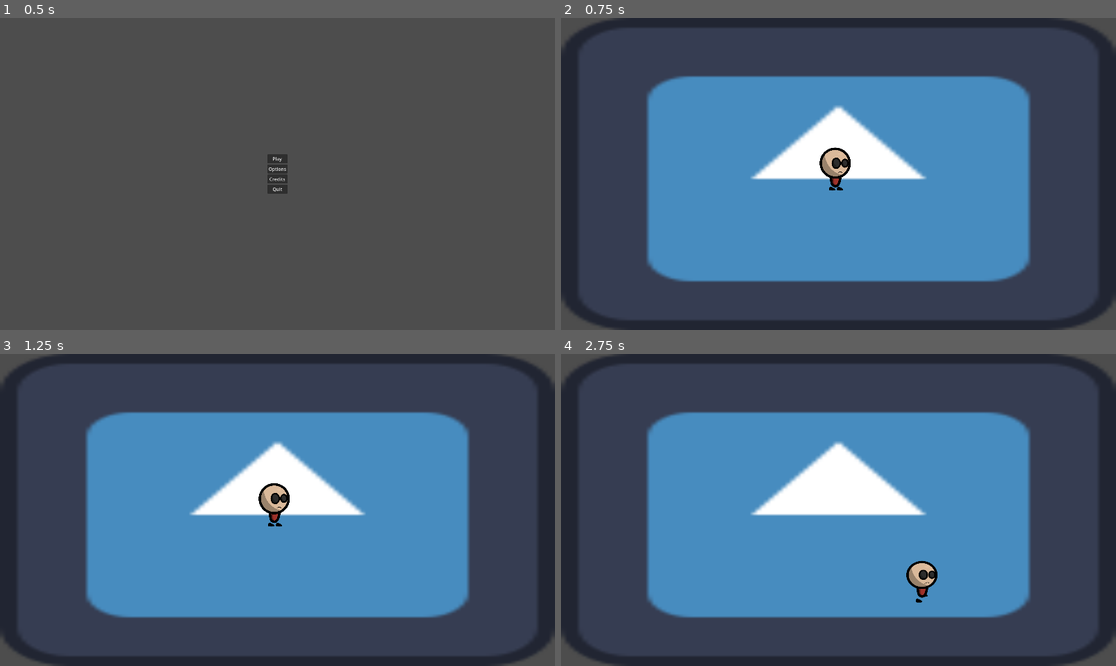
Above: before the commit, frames 1-4 (two rows, left to right).
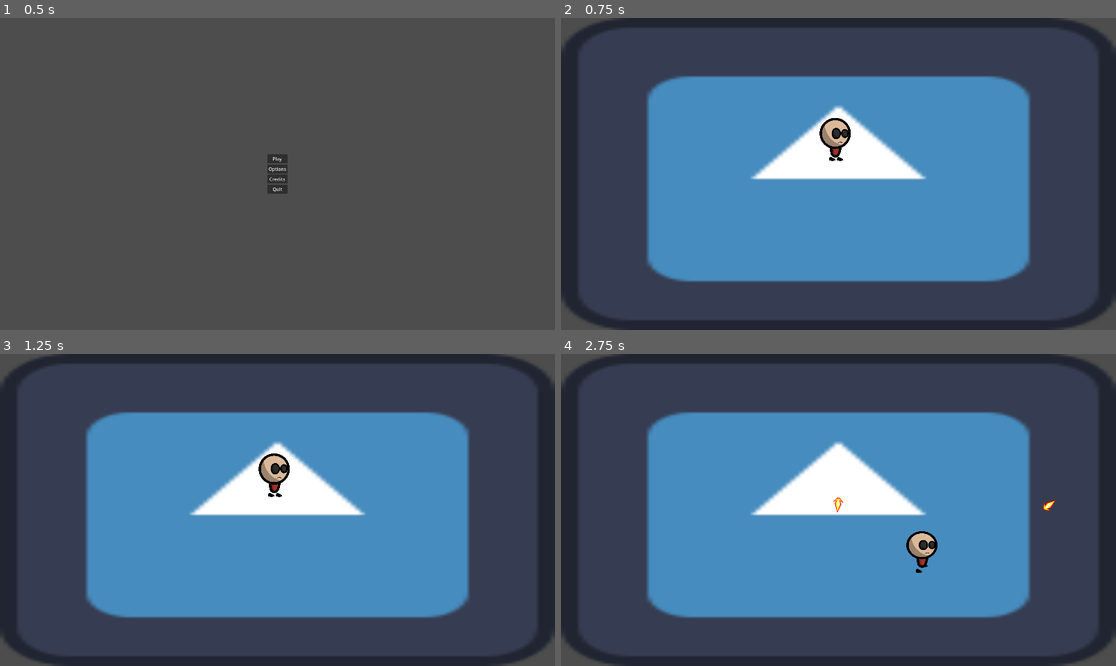
Above: after the commit, the same moments.

Repository: Overkane/BRJ2025-game
Game: Godot game, scene res://scenes/main_menu/main_menu.tscn
Two runs of this game, one before a commit and one after it. Both use one fixed random seed, a clock stepped at 60 frames per second and the inputs below. The engine's default icon, where the game draws it, is replaced by a stand-in: a white triangle on a blue panel in a dark square.
Inputs (mouse positions are in pixels of both pictures, inside the frame that each line leads up to):
- Up to frame 1 (0.5 s): no input
- Up to frame 2 (0.75 s): click "Play" at 0.5 s
- Up to frame 3 (1.25 s): no input
- Up to frame 4 (2.75 s): move the mouse to (960, 494) at 1.27 s; hold D (right) 1.28-2.03 s; hold V (throw_chakram, bound only after the commit) 1.28-2.03 s; move the mouse to (727, 525) at 2.02 s; hold S (down) from 2.03 s (still down); tap V (throw_chakram, bound only after the commit) at 2.1 s

Frame 1 is identical in both runs. In frame 2, 0.9% of the frame differs, in the area x 46-53%, y 32-56%; in frame 3, 0.9%; in frame 4, 1.0%, in the area x 48-90%, y 45-80%.

Commit message:
Project restructurization, added chakram throw

Diff:
--- a/project.godot
+++ b/project.godot
@@ -42,3 +42,16 @@
 "events": [Object(InputEventKey,"resource_local_to_scene":false,"resource_name":"","device":-1,"window_id":0,"alt_press …(192 unchanged characters)…
 ]
 }
+throw_chakram={
+"deadzone": 0.5,
+"events": [Object(InputEventKey,"resource_local_to_scene":false,"resource_name":"","device":-1,"window_id":0,"alt_pressed":false,"shift_pressed":false,"ctrl_pressed":false,"meta_pressed":false,"pressed":false,"keycode":0,"physical_keycode":86,"key_label":0,"unicode":118,"location":0,"echo":false,"script":null)
+]
+}
+
+[layer_names]
+
+2d_physics/layer_1="world"
+2d_physics/layer_2="player"
+2d_physics/layer_3="enemies"
+2d_physics/layer_4="player_projectiles"
+2d_physics/layer_5="enemy_projectiles"
--- /dev/null
+++ b/scenes/chakram/chakram.gd
@@ -0,0 +1,17 @@
+extends Area2D
+
+@export var chakram_speed = 500
+var chakram_direction = Vector2.ZERO
+
+
+func _physics_process(delta: float) -> void:
+	position += chakram_speed * chakram_direction * delta
+
+
+func setup(initial_pos: Vector2, direction: Vector2):
+	position = initial_pos
+	chakram_direction = direction
+
+
+func _on_body_entered(body: Node2D) -> void:
+	queue_free()
--- /dev/null
+++ b/scenes/chakram/chakram.tscn
@@ -0,0 +1,67 @@
+[gd_scene load_steps=7 format=3 uid="uid://lh2ddbthhik4"]
+
+[ext_resource type="Texture2D" uid="uid://cmfbyxcnypt8i" path="res://assets/projectiles/muzzle.png" id="1_aac7e"]
+[ext_resource type="Script" path="res://scenes/chakram/chakram.gd" id="1_motek"]
+
+[sub_resource type="CircleShape2D" id="CircleShape2D_6u1o0"]
+radius = 17.8885
+
+[sub_resource type="Animation" id="Animation_343fo"]
+resource_name = "fly"
+length = 0.5
+loop_mode = 1
+tracks/0/type = "value"
+tracks/0/imported = false
+tracks/0/enabled = true
+tracks/0/path = NodePath("Sprite2D:rotation")
+tracks/0/interp = 1
+tracks/0/loop_wrap = true
+tracks/0/keys = {
+"times": PackedFloat32Array(0, 0.5),
+"transitions": PackedFloat32Array(1, 1),
+"update": 0,
+"values": [0.0, 6.28319]
+}
+
+[sub_resource type="Animation" id="Animation_cp3qv"]
+length = 0.001
+tracks/0/type = "value"
+tracks/0/imported = false
+tracks/0/enabled = true
+tracks/0/path = NodePath("Sprite2D:rotation")
+tracks/0/interp = 1
+tracks/0/loop_wrap = true
+tracks/0/keys = {
+"times": PackedFloat32Array(0),
+"transitions": PackedFloat32Array(1),
+"update": 0,
+"values": [0.0]
+}
+
+[sub_resource type="AnimationLibrary" id="AnimationLibrary_joxy6"]
+_data = {
+"RESET": SubResource("Animation_cp3qv"),
+"fly": SubResource("Animation_343fo")
+}
+
+[node name="Сhakram" type="Area2D"]
+collision_layer = 8
+collision_mask = 5
+script = ExtResource("1_motek")
+metadata/_edit_group_ = true
+
+[node name="Sprite2D" type="Sprite2D" parent="."]
+position = Vector2(1.90735e-06, 1.90735e-06)
+scale = Vector2(0.03125, 0.03125)
+texture = ExtResource("1_aac7e")
+
+[node name="CollisionShape2D" type="CollisionShape2D" parent="."]
+shape = SubResource("CircleShape2D_6u1o0")
+
+[node name="AnimationPlayer" type="AnimationPlayer" parent="."]
+libraries = {
+"": SubResource("AnimationLibrary_joxy6")
+}
+autoplay = "fly"
+
+[connection signal="body_entered" from="." to="." method="_on_body_entered"]
--- a/scenes/player/player.gd
+++ b/scenes/player/player.gd
@@ -1,8 +1,15 @@
 extends CharacterBody2D
 
 @onready var _animated_sprite = $AnimatedSprite2D
+@onready var _chakram_throw_point = $ChakramThrowPoint
 
-const SPEED = 400.0
+@export var chakram_scene: PackedScene
+@export var SPEED = 400.0
+
+
+func _input(event: InputEvent) -> void:
+	if event.is_action_pressed("throw_chakram"):
+		throw_chakram()
 
 func _physics_process(_delta: float) -> void:
 
@@ -19,3 +26,11 @@
 
 	velocity = direction * SPEED
 	move_and_slide()
+
+
+func throw_chakram():
+	var chakram = chakram_scene.instantiate()
+	var chakram_position = _chakram_throw_point.global_position
+	var chakram_direction = chakram_position.direction_to(get_global_mouse_position())
+	chakram.setup(chakram_position, chakram_direction)
+	add_sibling(chakram)
--- a/scenes/player/player.tscn
+++ b/scenes/player/player.tscn
@@ -1,20 +1,21 @@
-[gd_scene load_steps=18 format=3 uid="uid://b1xyv0funrvab"]
+[gd_scene load_steps=19 format=3 uid="uid://b1xyv0funrvab"]
 
 [ext_resource type="Script" path="res://scenes/player/player.gd" id="1_bnqte"]
-[ext_resource type="Texture2D" uid="uid://bfyrl7ahfjk1n" path="res://assets/player/idle_0.png" id="2_ejsiy"]
-[ext_resource type="Texture2D" uid="uid://c1c6ldme60671" path="res://assets/player/idle_1.png" id="3_r0rjy"]
-[ext_resource type="Texture2D" uid="uid://fupxrhwiogbp" path="res://assets/player/idle_2.png" id="4_1xfxi"]
-[ext_resource type="Texture2D" uid="uid://bsy8jarswnfa4" path="res://assets/player/idle_3.png" id="5_gqrol"]
-[ext_resource type="Texture2D" uid="uid://bj2v57tq7gik3" path="res://assets/player/idle_4.png" id="6_cd2se"]
-[ext_resource type="Texture2D" uid="uid://cbttk4m0b1tr8" path="res://assets/player/idle_5.png" id="7_c1cgs"]
-[ext_resource type="Texture2D" uid="uid://yvirsr57egb" path="res://assets/player/walk_0.png" id="8_c13gq"]
-[ext_resource type="Texture2D" uid="uid://b21w7nx7s82vr" path="res://assets/player/walk_1.png" id="9_o3ugk"]
-[ext_resource type="Texture2D" uid="uid://b2qa57bsfxb6i" path="res://assets/player/walk_2.png" id="10_ltxdc"]
-[ext_resource type="Texture2D" uid="uid://p1dy5tuslpq3" path="res://assets/player/walk_3.png" id="11_qygek"]
-[ext_resource type="Texture2D" uid="uid://5jrjc4ngfwh3" path="res://assets/player/walk_4.png" id="12_6ivs1"]
-[ext_resource type="Texture2D" uid="uid://nt5224hybd3i" path="res://assets/player/walk_5.png" id="13_o62us"]
-[ext_resource type="Texture2D" uid="uid://d0ne56ftfg6cf" path="res://assets/player/walk_6.png" id="14_wbahg"]
-[ext_resource type="Texture2D" uid="uid://bouhhyu8u0moi" path="res://assets/player/walk_7.png" id="15_mlrsg"]
+[ext_resource type="Texture2D" uid="uid://bfyrl7ahfjk1n" path="res://assets/player/idle/idle_0.png" id="2_ejsiy"]
+[ext_resource type="PackedScene" uid="uid://lh2ddbthhik4" path="res://scenes/chakram/chakram.tscn" id="2_lnfjf"]
+[ext_resource type="Texture2D" uid="uid://c1c6ldme60671" path="res://assets/player/idle/idle_1.png" id="3_r0rjy"]
+[ext_resource type="Texture2D" uid="uid://fupxrhwiogbp" path="res://assets/player/idle/idle_2.png" id="4_1xfxi"]
+[ext_resource type="Texture2D" uid="uid://bsy8jarswnfa4" path="res://assets/player/idle/idle_3.png" id="5_gqrol"]
+[ext_resource type="Texture2D" uid="uid://bj2v57tq7gik3" path="res://assets/player/idle/idle_4.png" id="6_cd2se"]
+[ext_resource type="Texture2D" uid="uid://cbttk4m0b1tr8" path="res://assets/player/idle/idle_5.png" id="7_c1cgs"]
+[ext_resource type="Texture2D" uid="uid://yvirsr57egb" path="res://assets/player/walk/walk_0.png" id="8_c13gq"]
+[ext_resource type="Texture2D" uid="uid://b21w7nx7s82vr" path="res://assets/player/walk/walk_1.png" id="9_o3ugk"]
+[ext_resource type="Texture2D" uid="uid://b2qa57bsfxb6i" path="res://assets/player/walk/walk_2.png" id="10_ltxdc"]
+[ext_resource type="Texture2D" uid="uid://p1dy5tuslpq3" path="res://assets/player/walk/walk_3.png" id="11_qygek"]
+[ext_resource type="Texture2D" uid="uid://5jrjc4ngfwh3" path="res://assets/player/walk/walk_4.png" id="12_6ivs1"]
+[ext_resource type="Texture2D" uid="uid://nt5224hybd3i" path="res://assets/player/walk/walk_5.png" id="13_o62us"]
+[ext_resource type="Texture2D" uid="uid://d0ne56ftfg6cf" path="res://assets/player/walk/walk_6.png" id="14_wbahg"]
+[ext_resource type="Texture2D" uid="uid://bouhhyu8u0moi" path="res://assets/player/walk/walk_7.png" id="15_mlrsg"]
 
 [sub_resource type="SpriteFrames" id="SpriteFrames_gugnh"]
 animations = [{
@@ -76,16 +77,24 @@
 height = 120.0
 
 [node name="Player" type="CharacterBody2D"]
-position = Vector2(232, 72)
+collision_layer = 2
+collision_mask = 5
 script = ExtResource("1_bnqte")
+chakram_scene = ExtResource("2_lnfjf")
+metadata/_edit_group_ = true
 
 [node name="AnimatedSprite2D" type="AnimatedSprite2D" parent="."]
+position = Vector2(-256, -359)
 scale = Vector2(0.25, 0.25)
 sprite_frames = SubResource("SpriteFrames_gugnh")
 animation = &"walk"
 frame = 1
 frame_progress = 0.869919
+centered = false
 
 [node name="CollisionShape2D" type="CollisionShape2D" parent="."]
-position = Vector2(-2, 102)
+position = Vector2(-1, 0)
 shape = SubResource("CapsuleShape2D_nie6f")
+
+[node name="ChakramThrowPoint" type="Marker2D" parent="."]
+position = Vector2(19, 31)
Renamed: assets/player/idle_0.png -> assets/player/idle/idle_0.png
Not shown, changed: assets/player/idle/idle_0.png.import
Renamed: assets/player/idle_1.png -> assets/player/idle/idle_1.png
Not shown, changed: assets/player/idle/idle_1.png.import
Renamed: assets/player/idle_2.png -> assets/player/idle/idle_2.png
Not shown, changed: assets/player/idle/idle_2.png.import
Renamed: assets/player/idle_3.png -> assets/player/idle/idle_3.png
Not shown, changed: assets/player/idle/idle_3.png.import
Renamed: assets/player/idle_4.png -> assets/player/idle/idle_4.png
Not shown, changed: assets/player/idle/idle_4.png.import
Renamed: assets/player/idle_5.png -> assets/player/idle/idle_5.png
Not shown, changed: assets/player/idle/idle_5.png.import
(and 20 more such lines)
